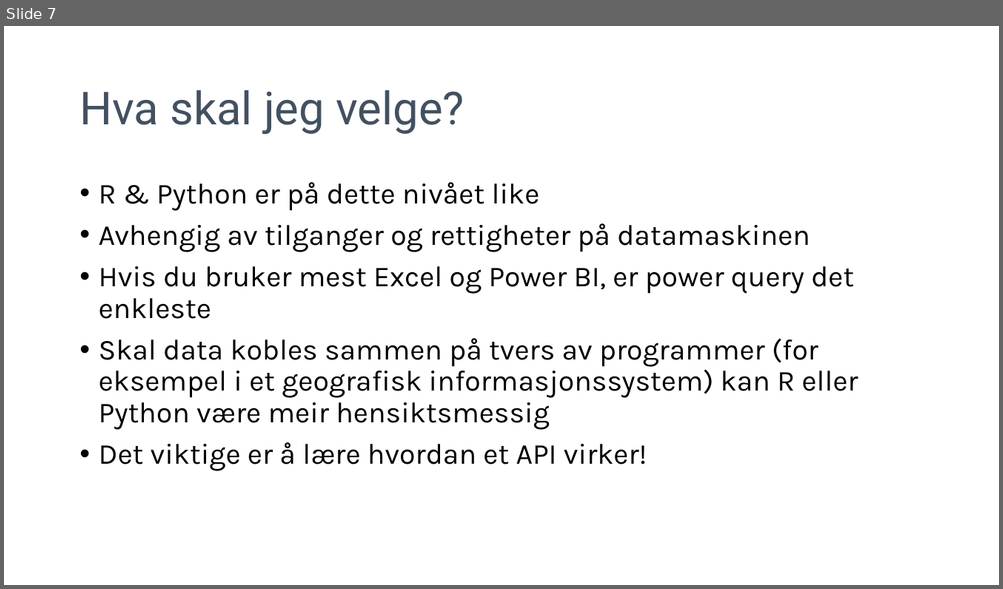
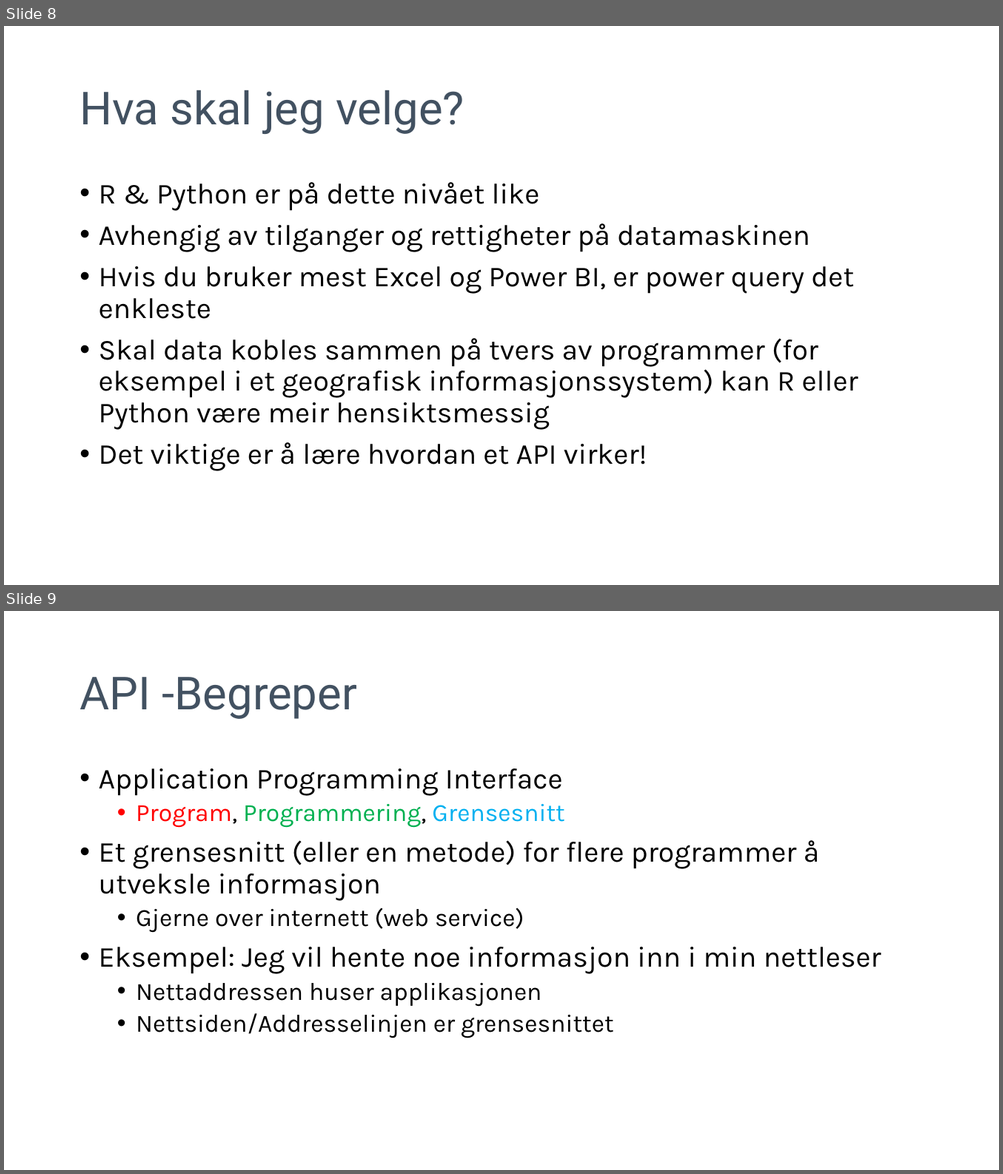
Before and after one commit to pandaAPIkurs/kursdata, a slide deck: Trinn1.pptx. Shown one above the other, each under a label of ours: slide 7 before the commit, slides 8 and 9 after it. The pictures are 1003x589 and 1003x1174 pixels, drawn with LibreOffice and Linux fonts; fonts in the diff are those of the drawing; background and template pictures are left out. Boxes give left, top, right and bottom in pixels: in the first picture for what was removed or moved away, otherwise in the second. Text is boxed around its words. In the diff, an @@ line names an element or a change of style, - is before the commit and + after.

```diff
--- a/Trinn1.pptx
+++ b/Trinn1.pptx
@@ slide 9 added at (4,611,999,1170), background #FFFFFF @@
@@ title added at (79,677,357,719), 44 pt, text #425161 @@
+API -Begreper
@@ text added at (99,769,881,1039), 28 pt, text #000000 @@
+• Application Programming Interface
+  • Program, Programmering, Grensesnitt
+• Et grensesnitt (eller en metode) for flere programmer å utveksle informasjon
+  • Gjerne over internett (web service)
+• Eksempel: Jeg vil hente noe informasjon inn i min nettleser
+  • Nettaddressen huser applikasjonen
+  • Nettsiden/Addresselinjen er grensesnittet
@@ what was slide 7 is now slide 8 @@
```
Also in this commit, not shown: 4 slides changed, 17 other slides added, 3 slides removed, 11 other files.
